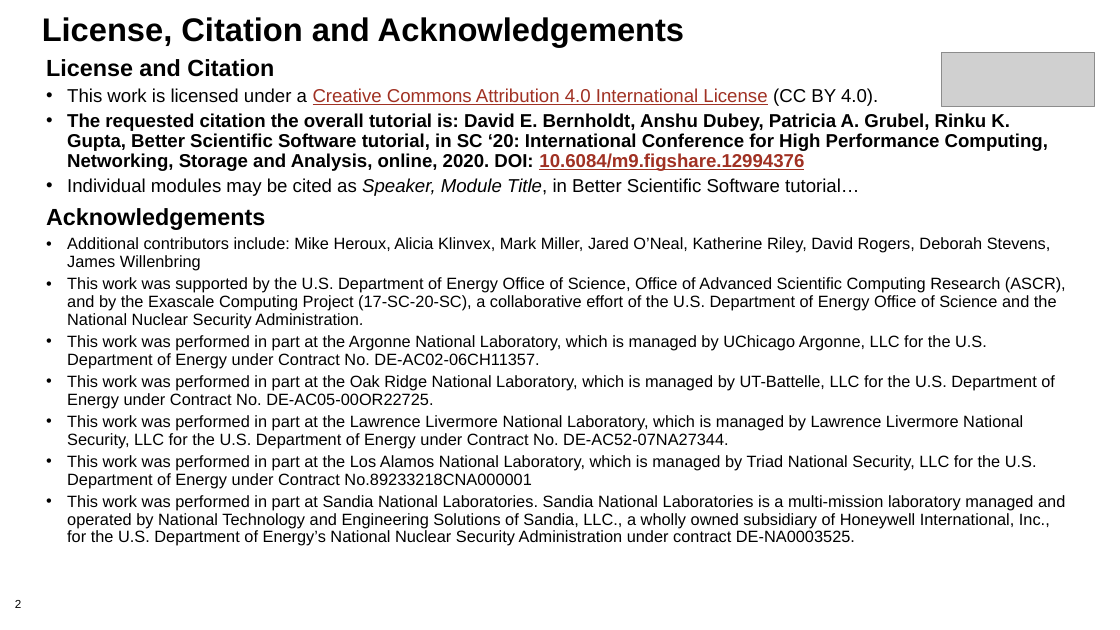
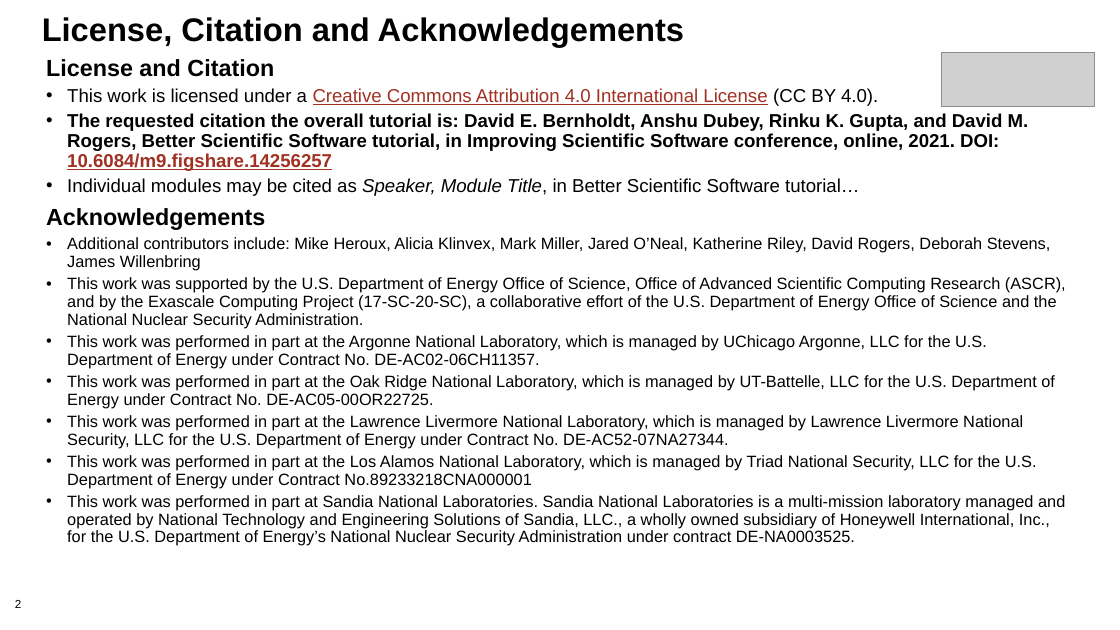
Before and after one commit to bssw-tutorial/presentations, a slide deck: slide 2 of final-presentations/2021-03-25-iss/01-overview.pptx. Drawn at 1120x630 pixels with LibreOffice and Linux fonts; fonts in the diff are those of the drawing; grey boxes stand for pictures; background and template pictures are left out. Boxes give left, top, right and bottom in pixels: in the first picture for what was removed or moved away, otherwise in the second. Text is boxed around its words. In the diff, an @@ line names an element or a change of style, - is before the commit and + after.

Commit message:
Updated David's presentations for ISS

```diff
--- a/final-presentations/2021-03-25-iss/01-overview.pptx
+++ b/final-presentations/2021-03-25-iss/01-overview.pptx
@@ text at (x1=67, y1=113, x2=1029, y2=171): text changed @@
-• The requested citation the overall tutorial is: David E. Bernholdt, Anshu Dubey, Patricia A. Grubel, Rinku K. Gupta, Better Scientific Software tutorial, in SC ‘20: International Conference for High Performance Computing, Networking, Storage and Analysis, online, 2020. DOI: 10.6084/m9.figshare.12994376
+• The requested citation the overall tutorial is: David E. Bernholdt, Anshu Dubey, Rinku K. Gupta, and David M. Rogers, Better Scientific Software tutorial, in Improving Scientific Software conference, online, 2021. DOI: 10.6084/m9.figshare.14256257
```
Also in this commit, not shown: 2 other slides changed, 1 other file.
